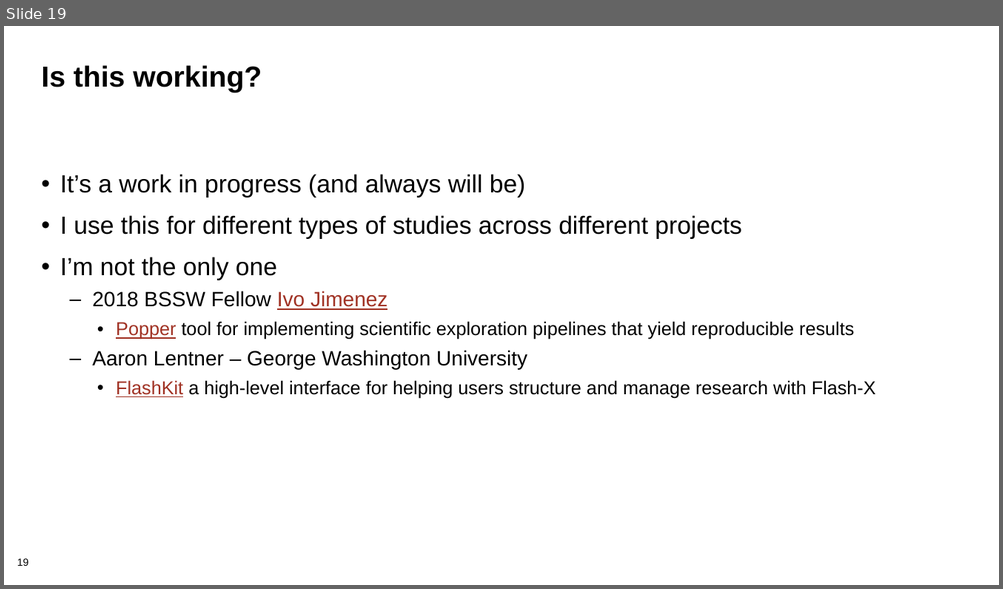
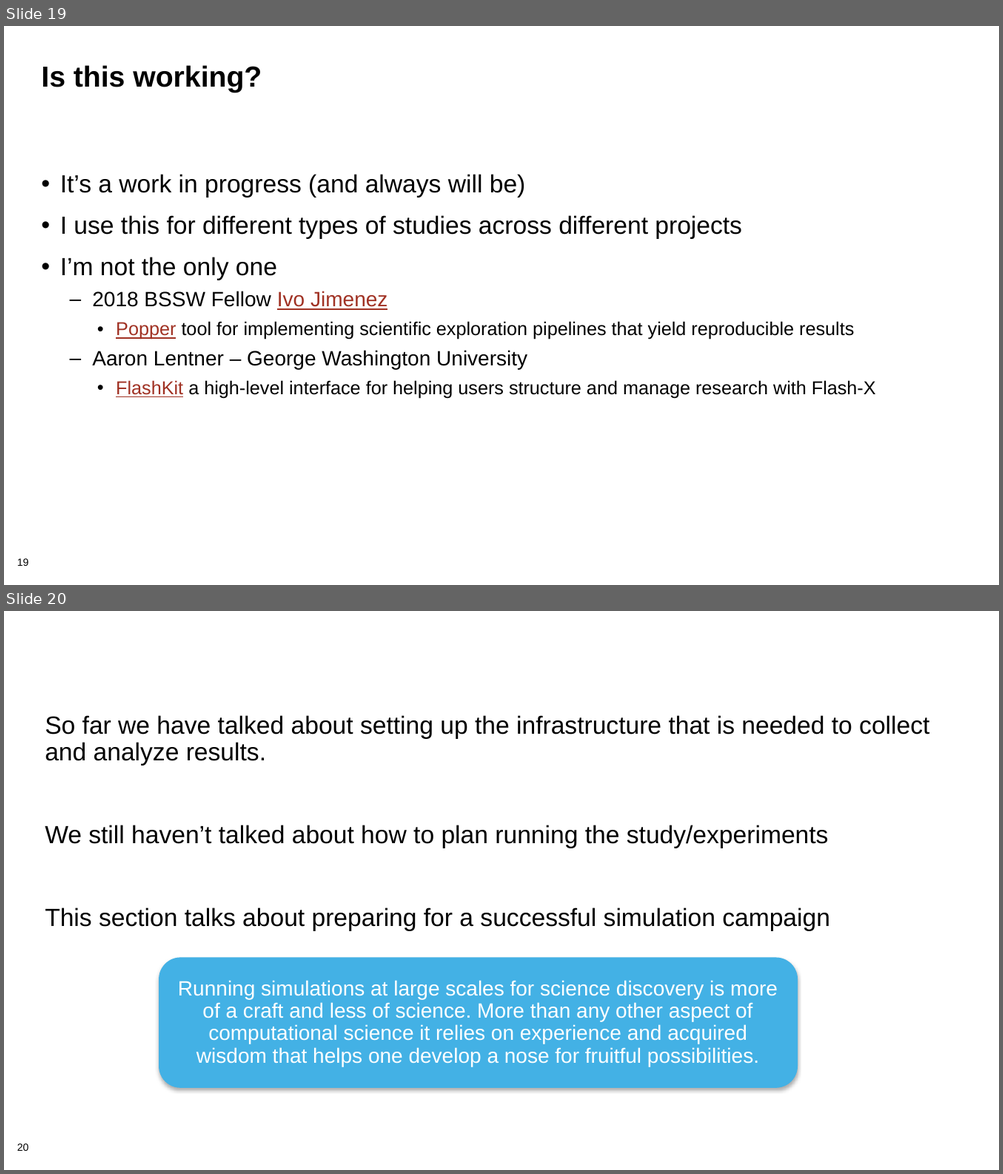
Before and after one commit to bssw-tutorial/presentations, a slide deck: computational-expts.pptx. Shown one above the other, each under a label of ours: slide 19 before the commit, slides 19 and 20 after it. The pictures are 1003x589 and 1003x1174 pixels, drawn with LibreOffice and Linux fonts; fonts in the diff are those of the drawing; background and template pictures are left out. Boxes give left, top, right and bottom in pixels: in the first picture for what was removed or moved away, otherwise in the second. Text is boxed around its words. In the diff, an @@ line names an element or a change of style, - is before the commit and + after.

Commit message:
added slides for computational experiments

```diff
--- a/computational-expts.pptx
+++ b/computational-expts.pptx
@@ slide 20 added at [4, 611, 999, 1170], background #FFFFFF; not listed: 1 template element that a slide beside it also shows @@
@@ text added at [45, 715, 929, 931], 24 pt, text #000000 @@
+So far we have talked about setting up the infrastructure that is needed to collect and analyze results.
+We still haven’t talked about how to plan running the study/experiments
+This section talks about preparing for a successful simulation campaign
@@ rounded rectangle added at [159, 958, 797, 1088], fill #43B1E5, 20 pt, text #FFFFFF @@
+Running simulations at large scales for science discovery is more of a craft and less of science. More than any other aspect of computational science it relies on experience and acquired wisdom that helps one develop a nose for fruitful possibilities.
```
Also in this commit, not shown: 2 slides changed, 11 other slides added, 1 slide removed.
